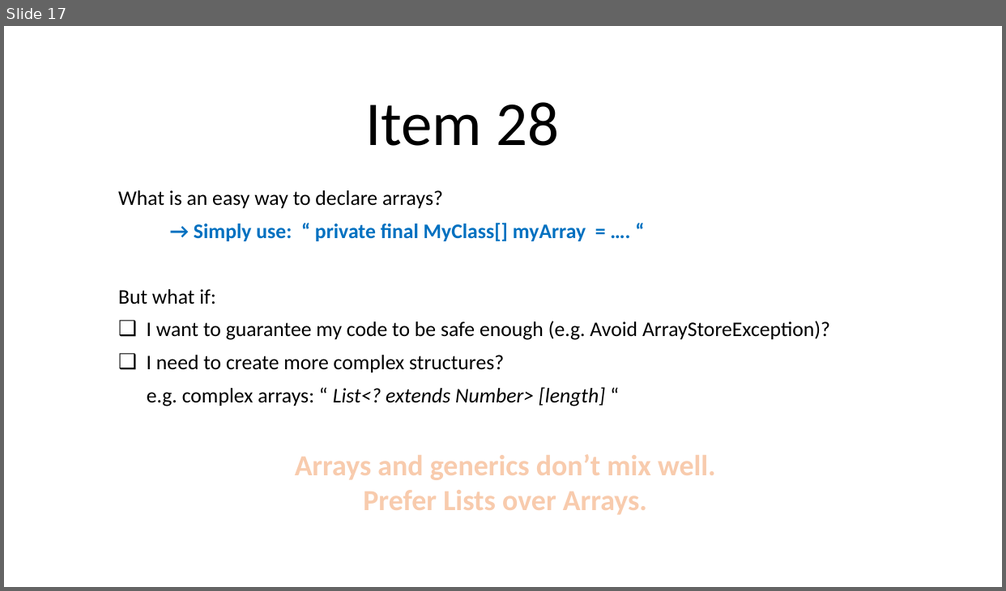
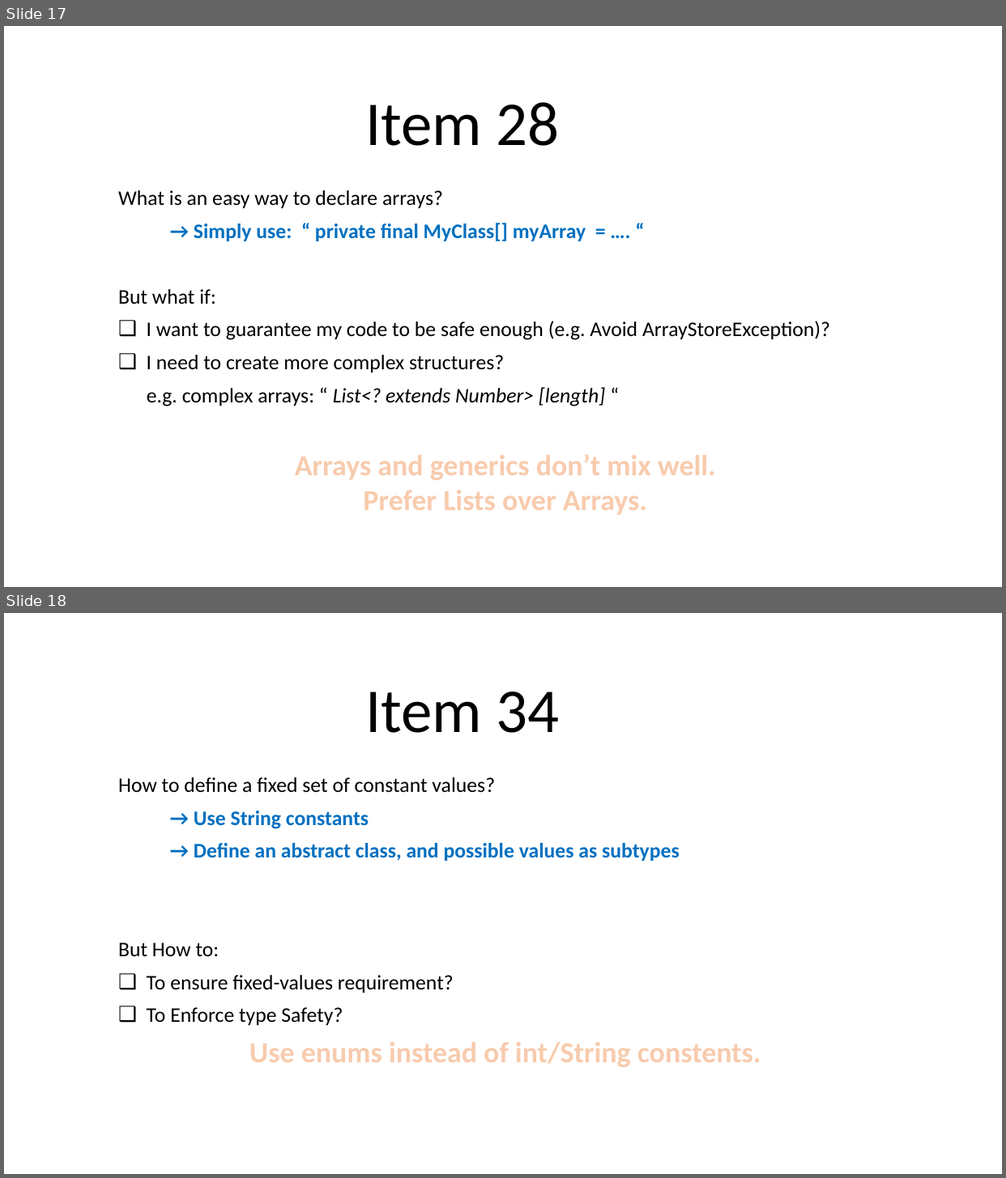
Before and after one commit to halaSEBBAH/effective-java-examples, a slide deck: effective-java.pptx. Shown one above the other, each under a label of ours: slide 17 before the commit, slides 17 and 18 after it. The pictures are 1006x591 and 1006x1178 pixels, drawn with LibreOffice and Linux fonts; fonts in the diff are those of the drawing. Boxes give left, top, right and bottom in pixels: in the first picture for what was removed or moved away, otherwise in the second. Text is boxed around its words. In the diff, an @@ line names an element or a change of style, - is before the commit and + after.

Commit message:
enums Item

```diff
--- a/effective-java.pptx
+++ b/effective-java.pptx
@@ slide 18 added at <box>4,613,1002,1174</box>, background #FFFFFF @@
@@ title added at <box>365,692,560,733</box>, 60 pt, text #000000 @@
+Item 34
@@ subtitle added at <box>118,777,680,1025</box>, 20 pt, text #000000 @@
+How to define a fixed set of constant values?
+→ Use String constants
+→ Define an abstract class, and possible values as subtypes
+But How to:
+❑ To ensure fixed-values requirement?
+❑ To Enforce type Safety?
@@ text added at <box>249,1042,761,1067</box>, 28 pt, text #F8CBAD, bold @@
+Use enums instead of int/String constents.
```
Also in this commit, not shown: 20 other files.
